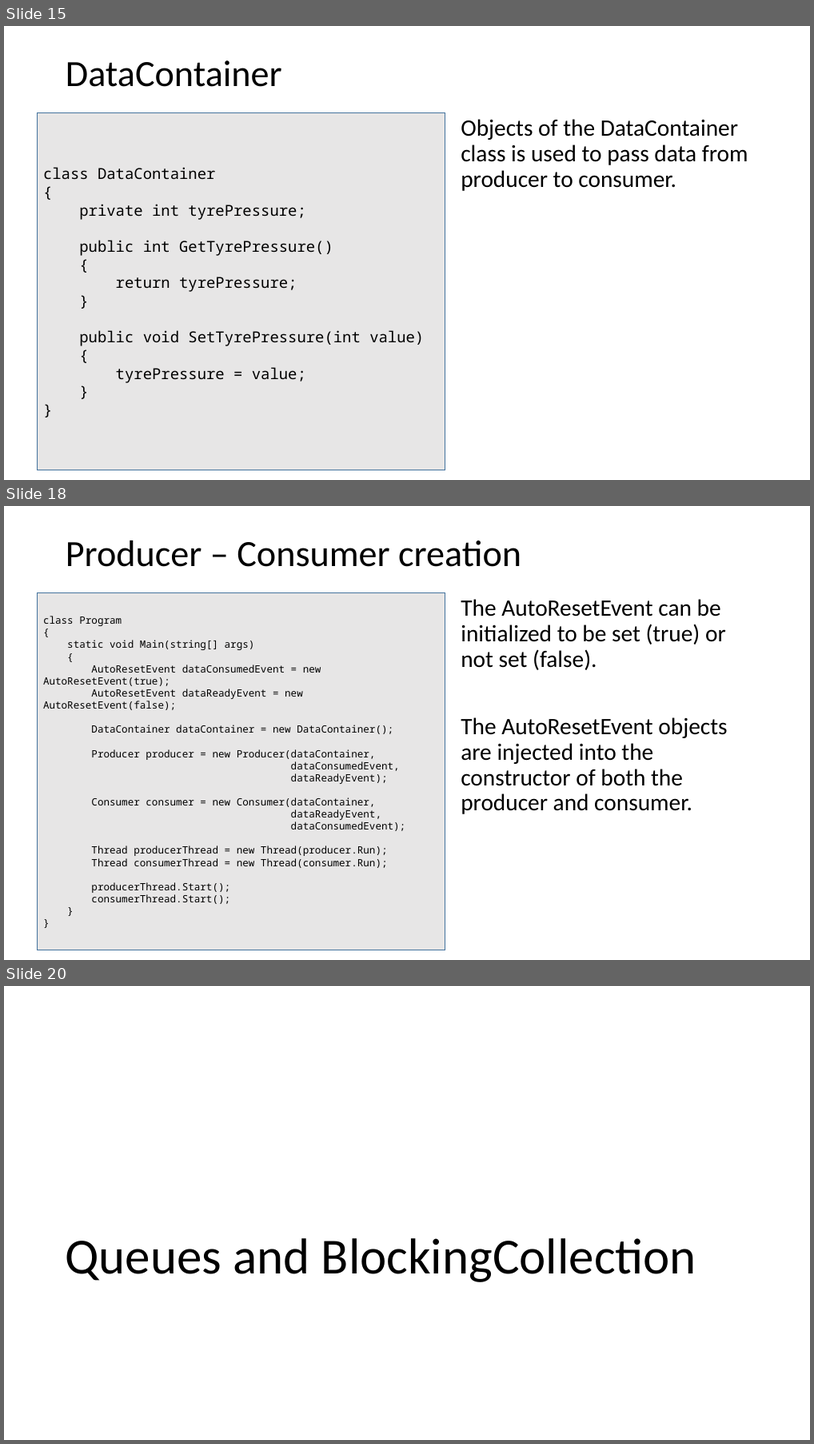
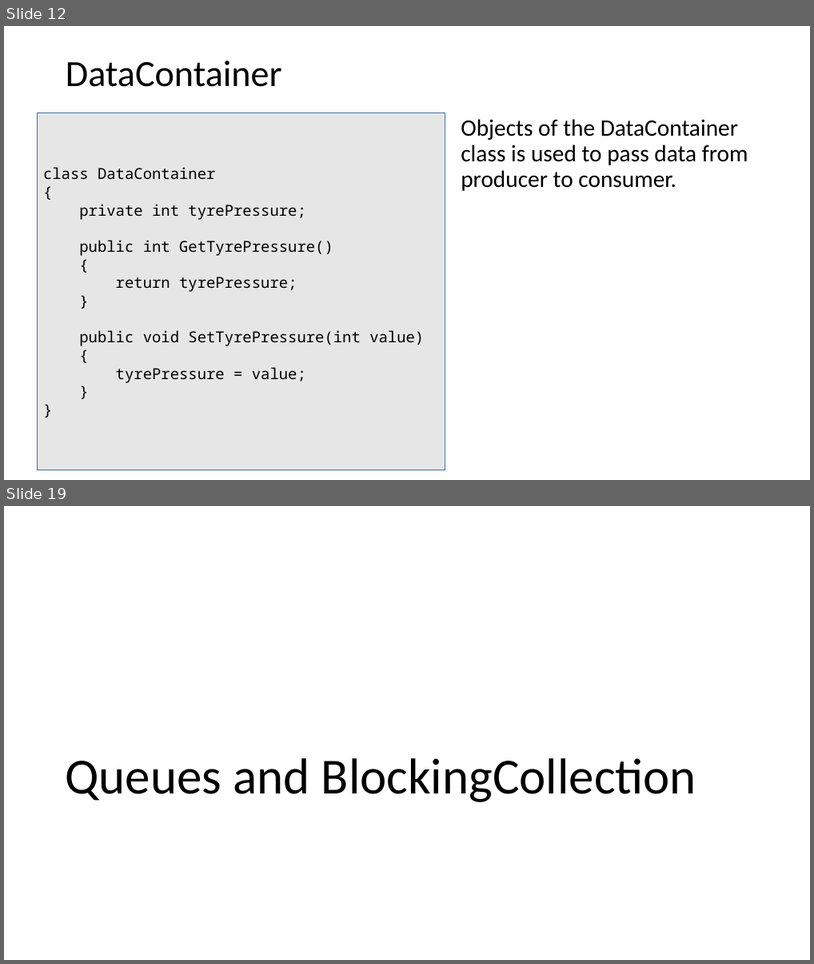
Before and after one commit to codesmurf/st3its3_teaching, a slide deck: 07 Thread Synchronization 2/Thread Synchronization pt 2.pptx. Shown one above the other, each under a label of ours: slides 15, 18 and 20 before the commit, slides 12 and 19 after it; the slides between them are not shown. The pictures are 814x1444 and 814x964 pixels, drawn with LibreOffice and Linux fonts; fonts in the diff are those of the drawing. Boxes give left, top, right and bottom in pixels: in the first picture for what was removed or moved away, otherwise in the second. Text is boxed around its words. In the diff, an @@ line names an element or a change of style, - is before the commit and + after.

Commit message:
moved ResetEvents to signal between threads and not producer-consumer

```diff
--- a/07 Thread Synchronization 2/Thread Synchronization pt 2.pptx
+++ b/07 Thread Synchronization 2/Thread Synchronization pt 2.pptx
@@ slide 18 removed at <box>4,506,810,960</box>, background #FFFFFF @@
@@ title removed at <box>66,540,522,567</box> @@
-Producer – Consumer creation
@@ rectangle removed at <box>38,592,446,950</box> @@
-class Program
-{
-static void Main(string[] args)
-{
-AutoResetEvent dataConsumedEvent = new AutoResetEvent(true);
-AutoResetEvent dataReadyEvent = new AutoResetEvent(false);
-DataContainer dataContainer = new DataContainer();
-Producer producer = new Producer(dataContainer,
-dataConsumedEvent,
-dataReadyEvent);
-Consumer consumer = new Consumer(dataContainer,
-dataReadyEvent,
-dataConsumedEvent);
-Thread producerThread = new Thread(producer.Run);
-Thread consumerThread = new Thread(consumer.Run);
-producerThread.Start();
-consumerThread.Start();
-}
-}
@@ text removed at <box>461,599,727,814</box> @@
-The AutoResetEvent can be initialized to be set (true) or not set (false).
-The AutoResetEvent objects are injected into the constructor of both the producer and consumer.
@@ what was slide 15 is now slide 12 @@
@@ what was slide 20 is now slide 19 @@
```
Also in this commit, not shown: 5 slides changed, 7 slides added, 4 other slides removed.
